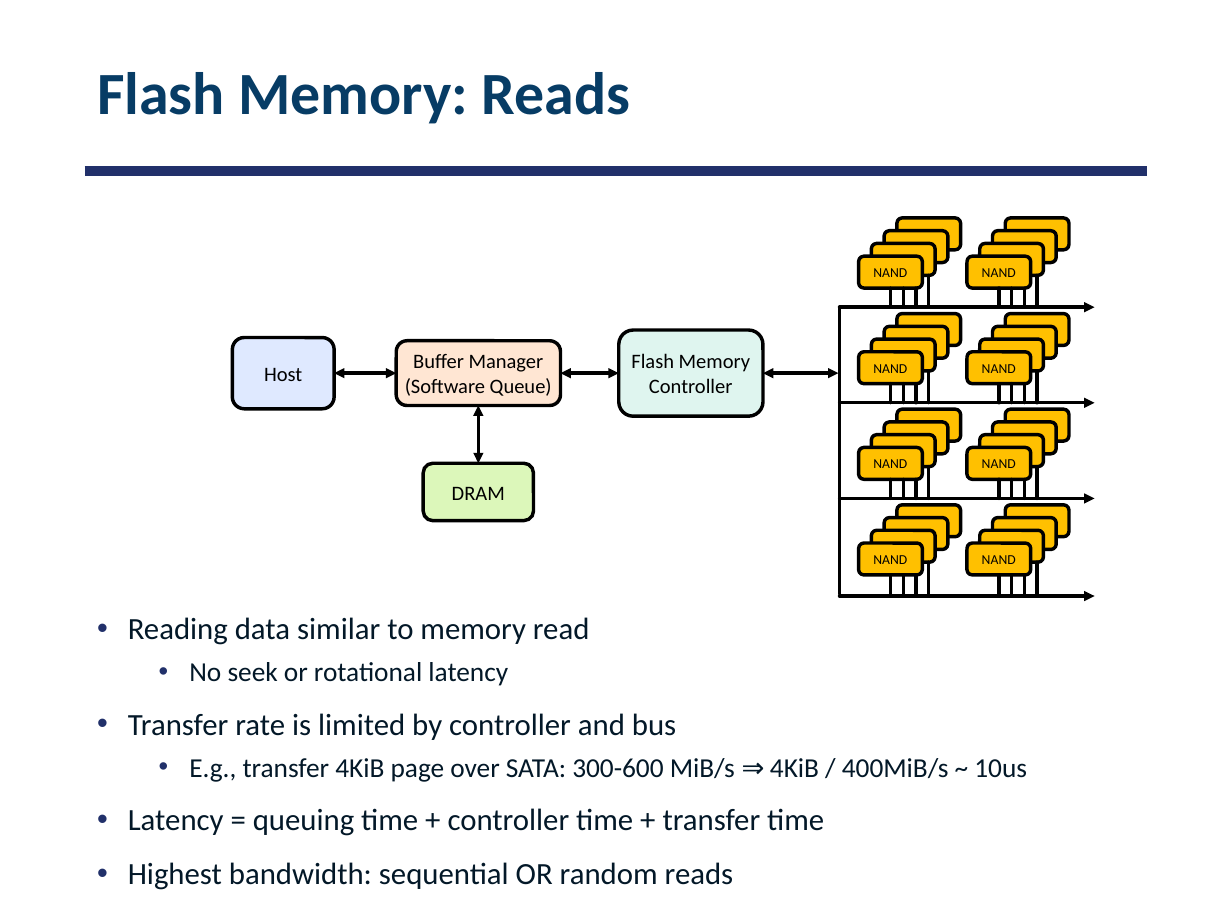
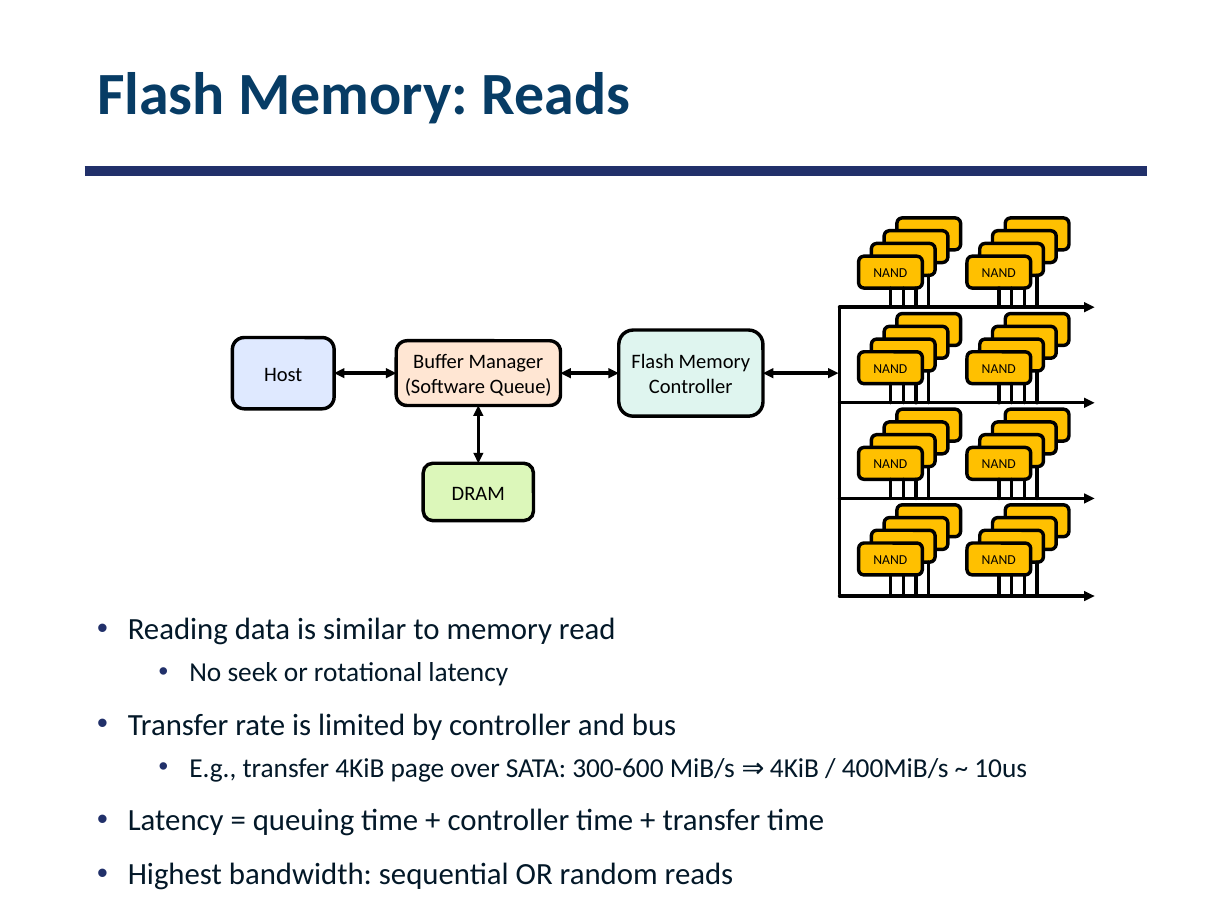
Before and after one commit to smajidzahedi/ECE350, a slide deck: slide 52 of 10-io.pptx. Drawn at 1232x924 pixels with LibreOffice and Linux fonts; fonts in the diff are those of the drawing. Boxes give left, top, right and bottom in pixels: in the first picture for what was removed or moved away, otherwise in the second. Text is boxed around its words. In the diff, an @@ line names an element or a change of style, - is before the commit and + after.

Commit message:
fixed few slides on flash devices

```diff
--- a/10-io.pptx
+++ b/10-io.pptx
@@ text at bbox=[128, 617, 616, 645]: text changed @@
-• Reading data similar to memory read
+• Reading data is similar to memory read
```
Also in this commit, not shown: 3 other slides changed, 1 other file.
